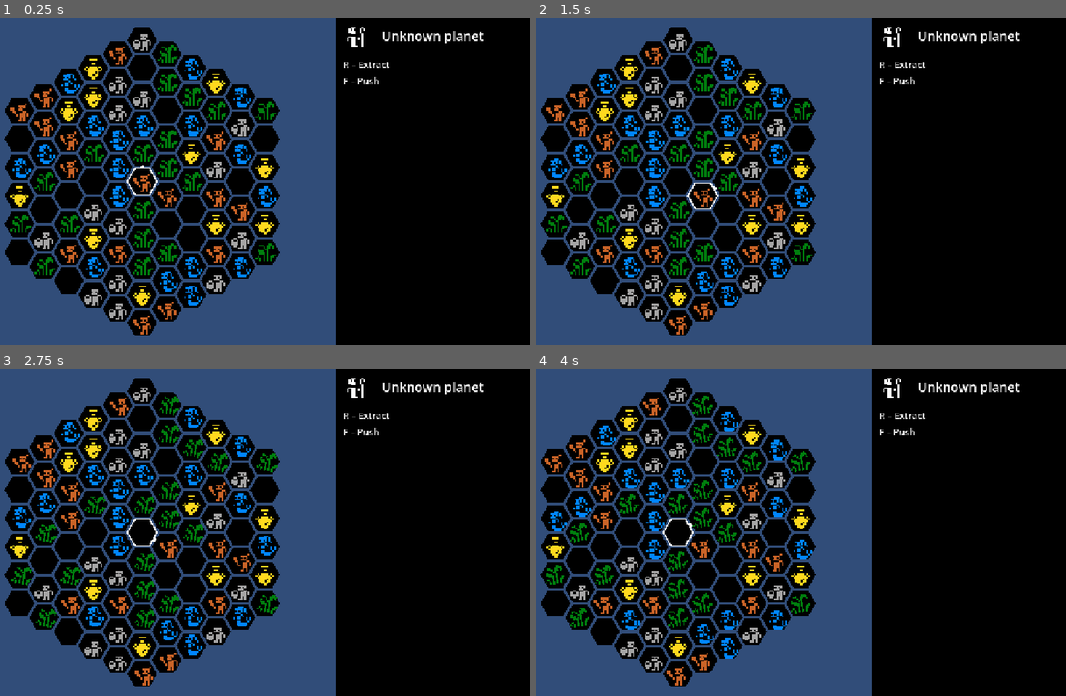
Above: before the commit, frames 1-4 (two rows, left to right).
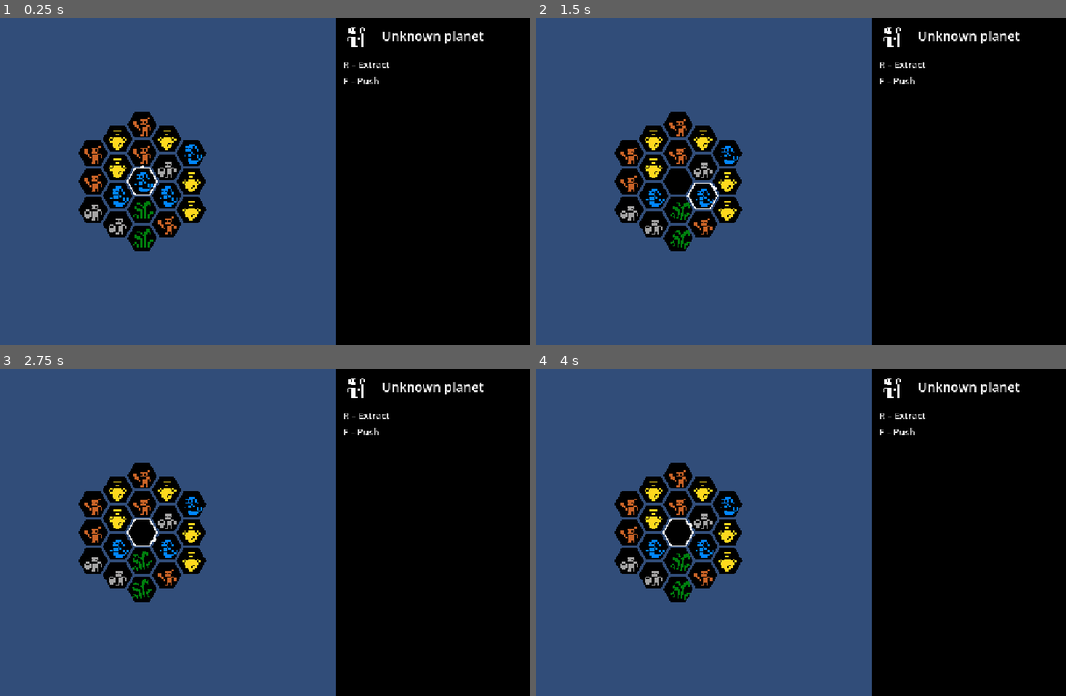
Above: after the commit, the same moments.

Repository: scunningham777/spaes-wrzrds
Game: Godot game, scene res://scenes/planet.tscn
Two runs of this game, one before a commit and one after it. Both use one fixed random seed, a clock stepped at 60 frames per second and the inputs below. This scene is started directly instead of the project's main scene.
Inputs:
- Up to frame 1 (0.25 s): no input
- Up to frame 2 (1.5 s): tap Enter (ui_accept) at 0.5, 0.77, 1.25 s; hold D (hex_right) 0.53-1.28 s; hold R (extract) 0.53-1.28 s; hold X (hex_down) from 1.28 s (still down); tap E (hex_ne) at 1.35 s
- Up to frame 3 (2.75 s): tap Enter (ui_accept) at 1.52, 2 s; release X (hex_down) at 2.03 s; hold D (hex_right) from 2.03 s (still down); hold Q (hex_nw) from 2.03 s (still down)
- Up to frame 4 (4 s): release D (hex_right) at 2.78 s; release Q (hex_nw) at 2.78 s; hold W (hex_up) 2.78-3.53 s; tap C (hex_se) at 2.85 s; tap Enter (ui_accept) at 3.02, 3.5, 3.77 s; hold A (hex_left) from 3.53 s (still down); hold Z (hex_sw) from 3.53 s (still down)

The runs differ from the first frame. In frame 1, 25% of the frame differs, in the area x 0-53%, y 2-98%; in frame 2, 26%; in frame 3, 26%; in frame 4, 26%.

Commit message:
animation tweaks and no blank tiles

Diff:
--- a/scenes/planet.tscn
+++ b/scenes/planet.tscn
@@ -45,7 +45,7 @@
 [node name="Wizard" type="Node2D" parent="HexBoard" unique_id=1758725873]
 script = ExtResource("4_player")
 
-[node name="FacingMarker" type="Node2D" parent="HexBoard/Wizard"]
+[node name="FacingMarker" type="Node2D" parent="HexBoard/Wizard" unique_id=1879602032]
 script = ExtResource("8_marker")
 
 [node name="TileInteraction" type="Node" parent="." unique_id=677987109 node_paths=PackedStringArray("player", "tiles")]
@@ -55,7 +55,7 @@
 
 [node name="UI" type="CanvasLayer" parent="." unique_id=194394638]
 
-[node name="SidePanel" type="PanelContainer" parent="UI"]
+[node name="SidePanel" type="PanelContainer" parent="UI" unique_id=557018150]
 unique_name_in_owner = true
 anchors_preset = -1
 anchor_left = 0.6666667
@@ -66,23 +66,23 @@
 mouse_filter = 2
 theme_override_styles/panel = SubResource("StyleBoxFlat_side")
 
-[node name="Margin" type="MarginContainer" parent="UI/SidePanel"]
+[node name="Margin" type="MarginContainer" parent="UI/SidePanel" unique_id=2021790129]
 layout_mode = 2
 theme_override_constants/margin_left = 16
 theme_override_constants/margin_top = 16
 theme_override_constants/margin_right = 16
 theme_override_constants/margin_bottom = 16
 
-[node name="Layout" type="VBoxContainer" parent="UI/SidePanel/Margin"]
+[node name="Layout" type="VBoxContainer" parent="UI/SidePanel/Margin" unique_id=1860729979]
 layout_mode = 2
 theme_override_constants/separation = 24
 
-[node name="Header" type="Control" parent="UI/SidePanel/Margin/Layout"]
+[node name="Header" type="Control" parent="UI/SidePanel/Margin/Layout" unique_id=1921097806]
 custom_minimum_size = Vector2(0, 48)
 layout_mode = 2
 mouse_filter = 2
 
-[node name="WizardIcon" type="TextureRect" parent="UI/SidePanel/Margin/Layout/Header"]
+[node name="WizardIcon" type="TextureRect" parent="UI/SidePanel/Margin/Layout/Header" unique_id=2031152673]
 layout_mode = 1
 offset_right = 48.0
 offset_bottom = 48.0
@@ -91,7 +91,7 @@
 expand_mode = 1
 stretch_mode = 5
 
-[node name="PlanetName" type="Label" parent="UI/SidePanel/Margin/Layout/Header"]
+[node name="PlanetName" type="Label" parent="UI/SidePanel/Margin/Layout/Header" unique_id=814734881]
 unique_name_in_owner = true
 layout_mode = 1
 anchors_preset = 15
@@ -107,16 +107,16 @@
 vertical_alignment = 1
 text_overrun_behavior = 3
 
-[node name="Actions" type="VBoxContainer" parent="UI/SidePanel/Margin/Layout"]
+[node name="Actions" type="VBoxContainer" parent="UI/SidePanel/Margin/Layout" unique_id=1345453486]
 layout_mode = 2
 theme_override_constants/separation = 8
 
-[node name="ExtractHint" type="Label" parent="UI/SidePanel/Margin/Layout/Actions"]
+[node name="ExtractHint" type="Label" parent="UI/SidePanel/Margin/Layout/Actions" unique_id=1204270285]
 layout_mode = 2
 theme_override_font_sizes/font_size = 20
 text = "R – Extract"
 
-[node name="PushHint" type="Label" parent="UI/SidePanel/Margin/Layout/Actions"]
+[node name="PushHint" type="Label" parent="UI/SidePanel/Margin/Layout/Actions" unique_id=505433112]
 layout_mode = 2
 theme_override_font_sizes/font_size = 20
 text = "F – Push"
--- a/scripts/planet.gd
+++ b/scripts/planet.gd
@@ -3,8 +3,8 @@
 # Planet surface (Unity's TileExploreScene layout). Esc returns to space.
 
 # Generation settings, from Unity's TileGridManager.
-@export var grid_radius: int = 5
-@export_range(0.0, 1.0) var empty_tile_probability: float = 0.15
+@export var grid_radius: int = 2
+@export_range(0.0, 1.0) var empty_tile_probability: float = 0.0
 
 @onready var _tiles: TileGridView = $HexBoard/TileGridView
 @onready var _wizard: HexPlayerController = $HexBoard/Wizard
--- a/scripts/tile_grid_view.gd
+++ b/scripts/tile_grid_view.gd
@@ -38,13 +38,13 @@
 # Channels: x / y (sprite pixels, y-down), scale_y (height factor), alpha, rotation (degrees,
 # clockwise). Transforms pivot on the icon's bottom center.
 const TILE_ANIMS: Dictionary[TileGrid.TileType, Dictionary] = {
-	TileGrid.TileType.WATER_SPRING: {"channel": &"y", "step": 0.5, "values": [0.0, -1.0, 0.0, 1.0]},
-	TileGrid.TileType.IRON_DEPOSIT: {"channel": &"x", "step": 0.5, "values": [0.0, 1.0, 0.0, -1.0]},
-	TileGrid.TileType.STONE_OUTCROP: {"channel": &"scale_y", "step": 0.5, "values": [1.0, 0.9]},
+	TileGrid.TileType.WATER_SPRING: {"channel": &"scale_y", "step": 0.75, "values": [1.0, 0.9]},
+	TileGrid.TileType.IRON_DEPOSIT: {"channel": &"scale_y", "step": 0.75, "values": [1.0, 0.9]},
+	TileGrid.TileType.STONE_OUTCROP: {"channel": &"scale_y", "step": 0.75, "values": [1.0, 0.9]},
 	# Two quick flashes, then full alpha for the last 0.5 s.
-	TileGrid.TileType.GOLD_ORE: {"channel": &"alpha", "step": 0.125,
-		"values": [0.3, 1.0, 0.3, 1.0, 1.0, 1.0, 1.0, 1.0]},
-	TileGrid.TileType.TIMBER: {"channel": &"rotation", "step": 0.5, "values": [0.0, 10.0, 0.0, -10.0]},
+	TileGrid.TileType.GOLD_ORE: {"channel": &"alpha", "step": 0.2,
+		"values": [0.7, 1.0, 0.7, 1.0, 1.0, 1.0, 1.0, 1.0, 1.0, 1.0, 1.0, 1.0]},
+	TileGrid.TileType.TIMBER: {"channel": &"rotation", "step": 0.75, "values": [0.0, 10.0, 0.0, -10.0]},
 }
 
 # Channel values when a type has no animation for that channel.
Not shown: 1 places in scenes/planet.tscn that only renumber resources
